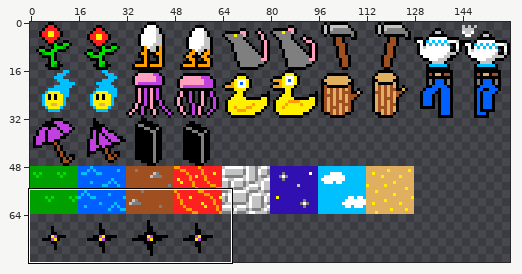
File history of a sprite sheet, public/img/master.png. Above: a wide view before the commit, with the close-up outlined.
Close-up. Earlier state:
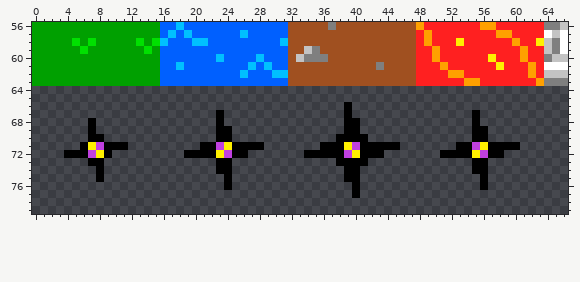
The file is 160x80 pixels. Shown: x 0..66, y 56..79.
Once edited:
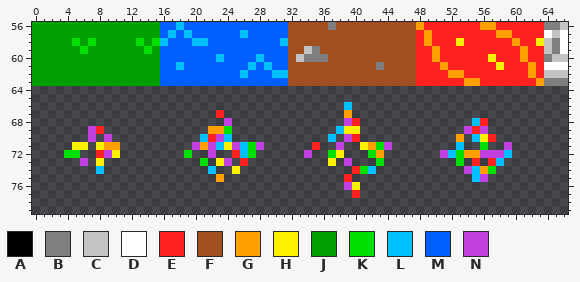
Palette (. is transparent): A #000000  B #7f7f7f  C #c3c3c3  D #ffffff  E #ff2020  F #a05020  G #ffa000  H #fff000  J #00a000  K #00e000  L #00c0ff  M #0060ff  N #c040e0
Commit: add glitch, map variety
Changes in this commit:
y 66: x 39 A -> L
y 67: x 23 A -> E; x 39 A -> G; x 55 A -> .
y 68: x 7 A -> .; x 23..24 A. -> .N; x 39..40 AA -> NE; x 55..56 A. -> LE
y 69: x 7..8 A. -> NE; x 22..24 .AA -> GGK; x 38..40 .AA -> LHH; x 54..56 .AA -> NEN
y 70: x 7..9 AA. -> N.N; x 21..24 ..AA -> LENL; x 37..41 .AAAA -> L.NE.; x 53 . -> G; x 55..57 AA. -> LHE
y 71: x 5..11 .AHNAAA -> HH.HGG.; x 20..23 .AAN -> NGNL; x 25..28 AAAA -> NLKN; x 35..45 .AAAHNAAAAA -> E..N..HGKN.; x 53..60 AANHAAAA -> L..K..N.
y 72: x 4..10 AAANHA. -> KK..ENH; x 19..27 AAAAHNAA. -> K..N..ELK; x 34..43 AAAAANHAAA -> N..KH...KG; x 51..55 AAAAH -> NLKGG; x 57..59 AA. -> NNL
y 73: x 6..8 .AA -> N.H; x 21 . -> K; x 23..24 AA -> HN; x 26 . -> E; x 37..41 .AAAA -> H.N..; x 43 . -> K; x 53 . -> K; x 55..58 AA.. -> E.EL
y 74: x 8 A -> L; x 22..25 .AA. -> L..H; x 39..42 AA.. -> .EKL; x 54..57 .AA. -> NLGK
y 75: x 8 A -> .; x 23..24 .A -> G.; x 39..40 AA -> E.; x 55..56 .A -> LN
y 76: x 24 A -> .; x 39..40 .A -> NH; x 56 A -> .
y 77: x 40 A -> E
